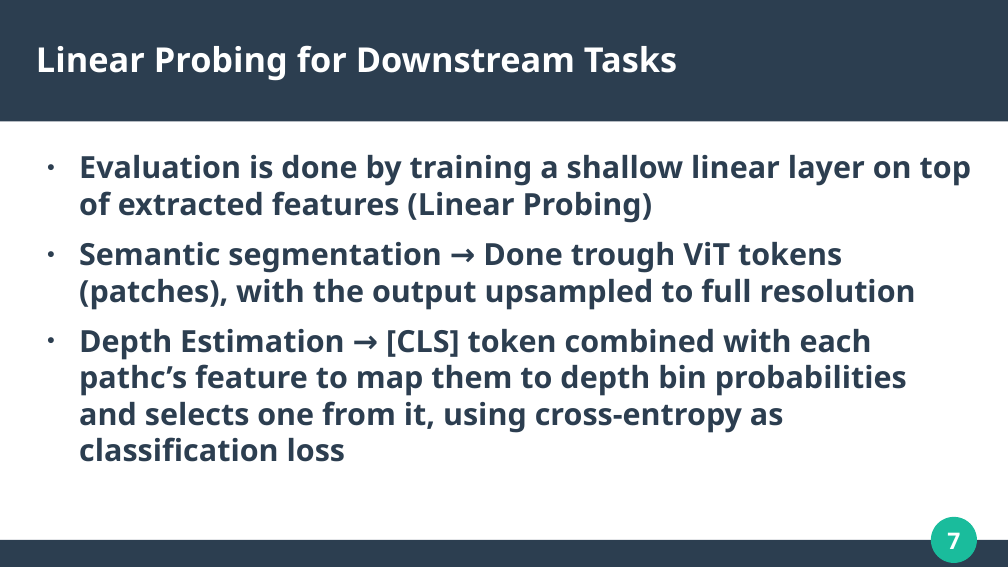
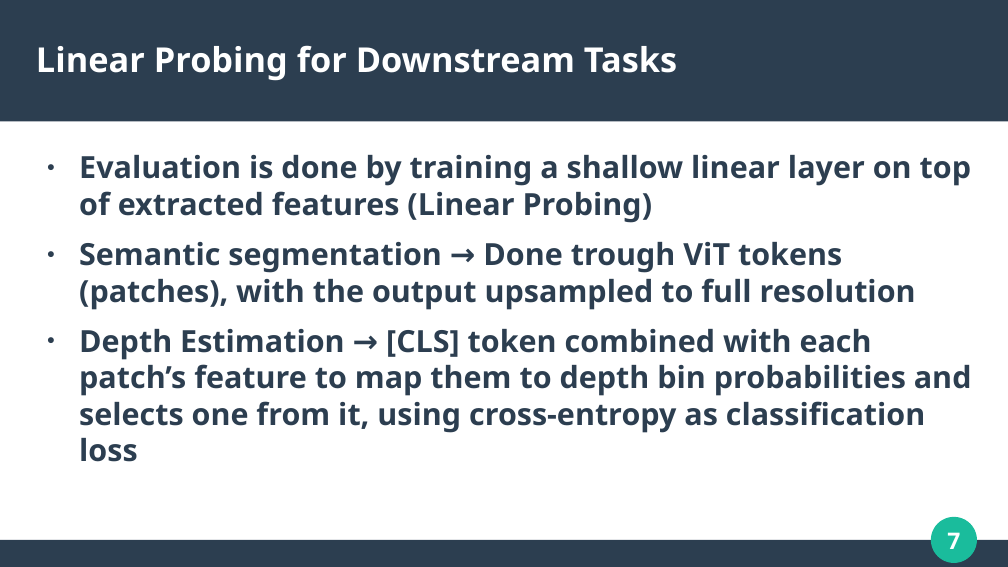
Before and after one commit to LuigiBrosNin/Luizo-s-notes, a slide deck: slide 7 of content/Master first year/Computer vision/cv_presentation.odp. Drawn at 1008x567 pixels with LibreOffice and Linux fonts; fonts in the diff are those of the drawing. Boxes give left, top, right and bottom in pixels: in the first picture for what was removed or moved away, otherwise in the second. Text is boxed around its words. In the diff, an @@ line names an element or a change of style, - is before the commit and + after.

```diff
--- a/content/Master first year/Computer vision/cv_presentation.odp
+++ b/content/Master first year/Computer vision/cv_presentation.odp
@@ text at bbox=[79, 329, 972, 462]: text changed @@
-● Depth Estimation → [CLS] token combined with each pathc’s feature to map them to depth bin probabilities and selects one from it, using cross-entropy as classification loss
+● Depth Estimation → [CLS] token combined with each patch’s feature to map them to depth bin probabilities and selects one from it, using cross-entropy as classification loss
```
Also in this commit, not shown: 2 other files.
